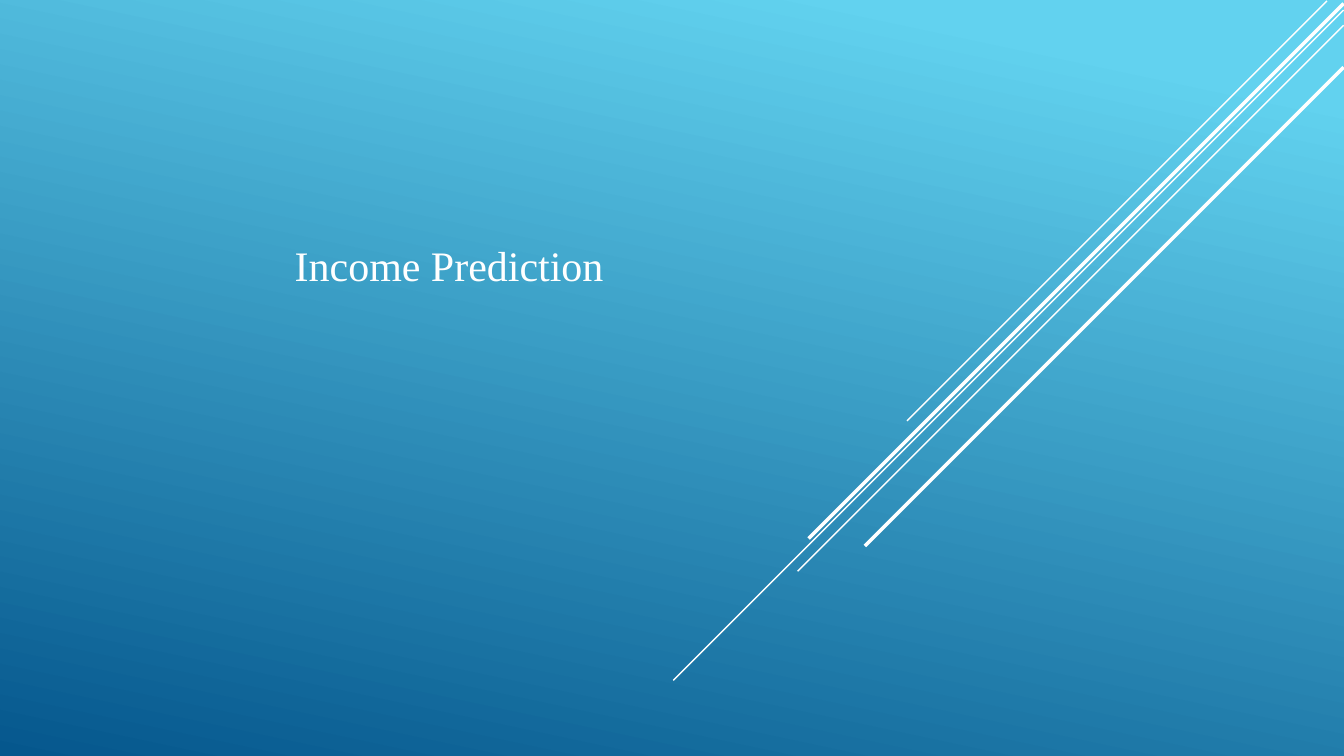
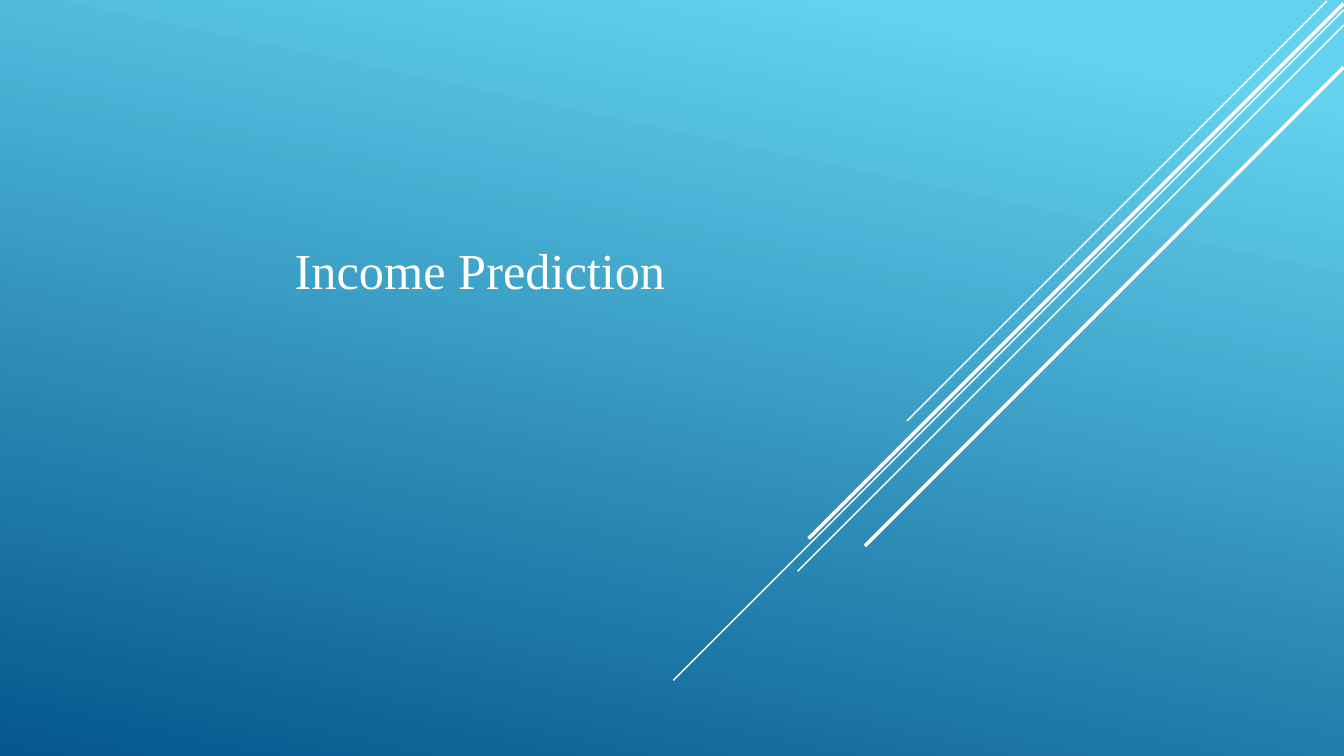
Before and after one commit to shahin28jan/adult_census_income_prediction, a slide deck: slide 1 of Documents/Income_Prediction.pptx. Drawn at 1344x756 pixels with LibreOffice and Linux fonts; fonts in the diff are those of the drawing. Boxes give left, top, right and bottom in pixels: in the first picture for what was removed or moved away, otherwise in the second. Text is boxed around its words. In the diff, an @@ line names an element or a change of style, - is before the commit and + after.

```diff
--- a/Documents/Income_Prediction.pptx
+++ b/Documents/Income_Prediction.pptx
@@ subtitle "Income Prediction" at bbox=[295, 254, 665, 290]: size 30 to 36 pt @@
```
Also in this commit, not shown: 2 other slides changed, 4 other files.
